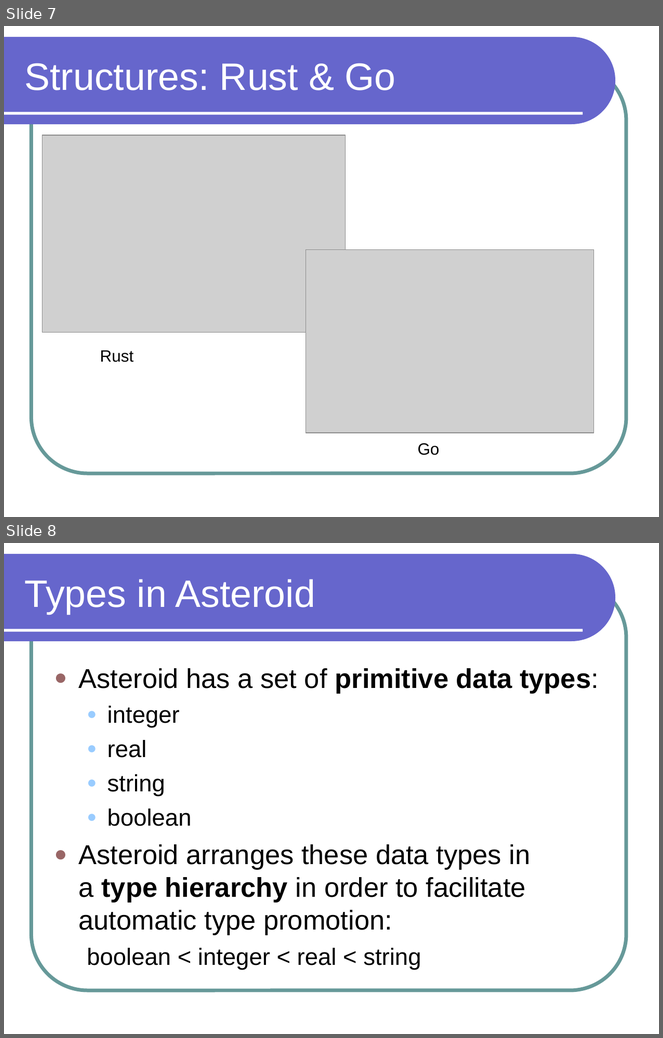
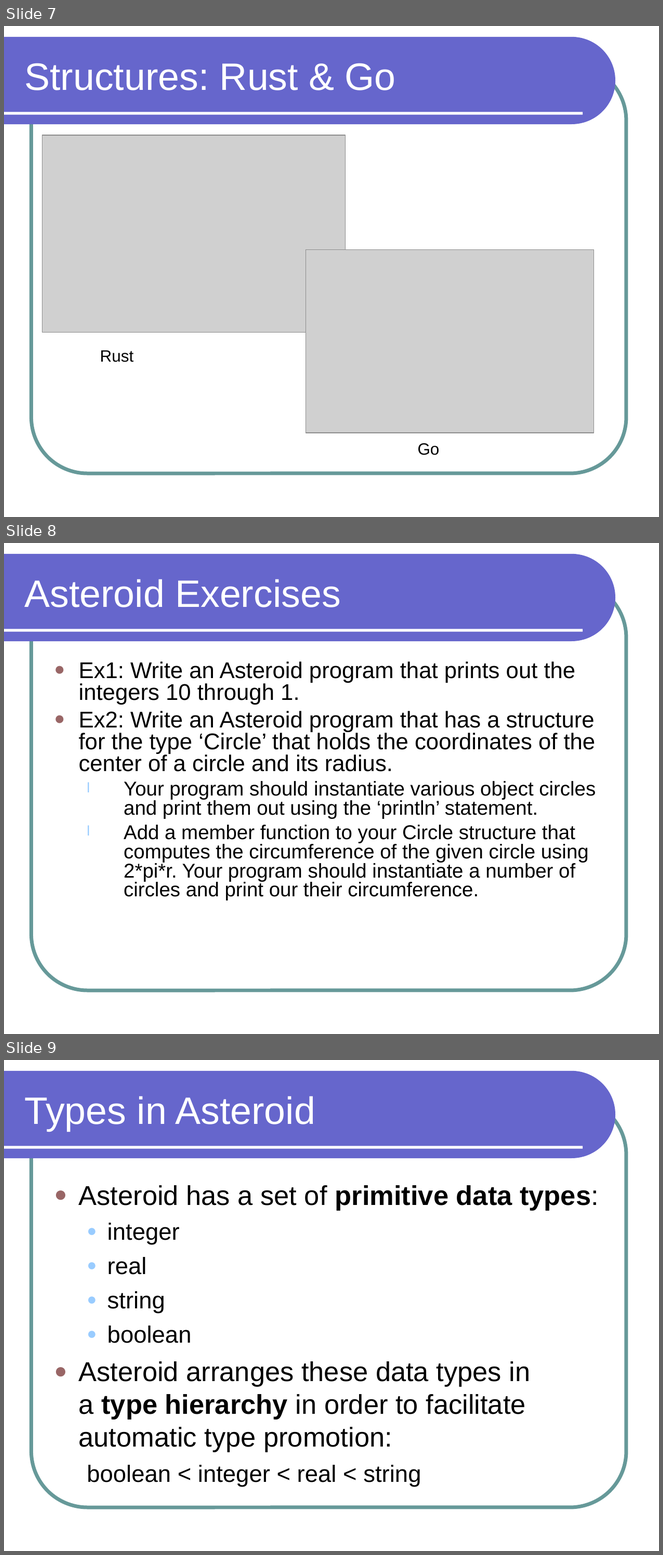
Before and after one commit to lutzhamel/CSC301, a slide deck: notes/csc301-ln002.ppt. Shown one above the other, each under a label of ours: slides 7 and 8 before the commit, slides 7, 8 and 9 after it. The pictures are 663x1038 and 663x1555 pixels, drawn with LibreOffice and Linux fonts; fonts in the diff are those of the drawing; grey boxes stand for pictures. Boxes give left, top, right and bottom in pixels: in the first picture for what was removed or moved away, otherwise in the second. Text is boxed around its words. In the diff, an @@ line names an element or a change of style, - is before the commit and + after.

```diff
--- a/notes/csc301-ln002.ppt
+++ b/notes/csc301-ln002.ppt
@@ slide 8 added at box(4, 543, 659, 1034), background #FFFFFF; not listed: 3 template elements that a slide beside it also shows @@
@@ title added at box(24, 579, 341, 607), 42 pt, text #FFFFFF @@
+Asteroid Exercises
@@ text added at box(79, 662, 596, 901), 22 pt, text #000000 @@
+● Ex1: Write an Asteroid program that prints out the integers 10 through 1.
+● Ex2: Write an Asteroid program that has a structure for the type ‘Circle’ that holds the coordinates of the center of a circle and its radius.
+  l Your program should instantiate various object circles and print them out using the ‘println’ statement.
+  l Add a member function to your Circle structure that computes the circumference of the given circle using 2*pi*r. Your program should instantiate a number of circles and print our their circumference.
@@ what was slide 8 is now slide 9 @@
```
Also in this commit, not shown: 3 slides changed, 1 other file.
